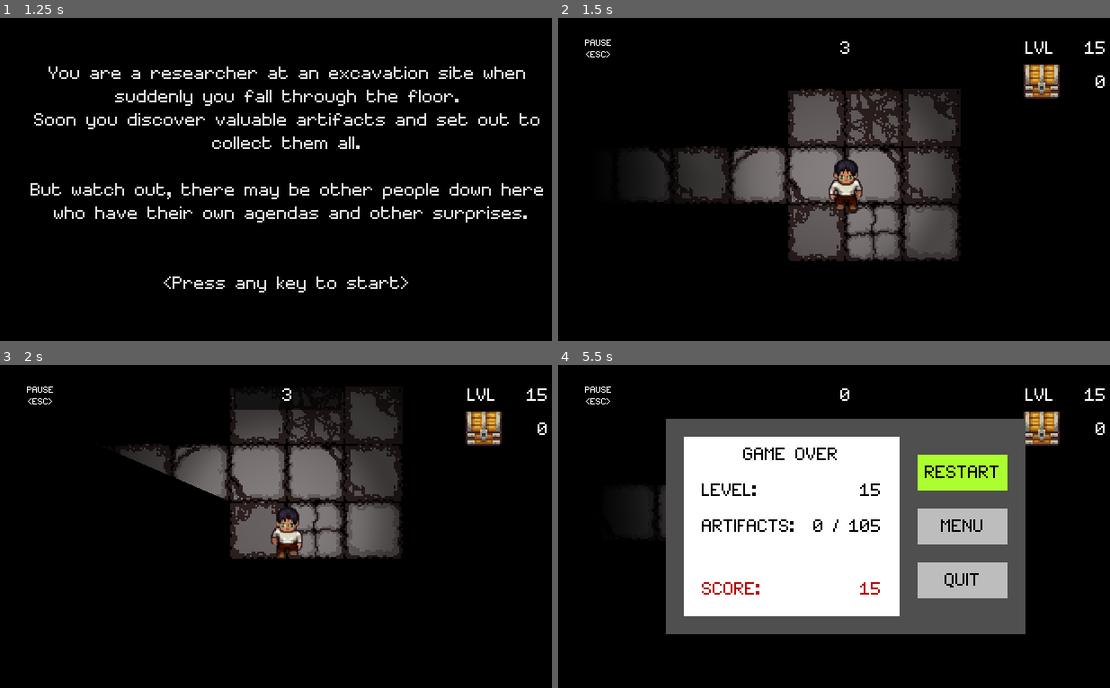
Above: before the commit, frames 1-4 (two rows, left to right).
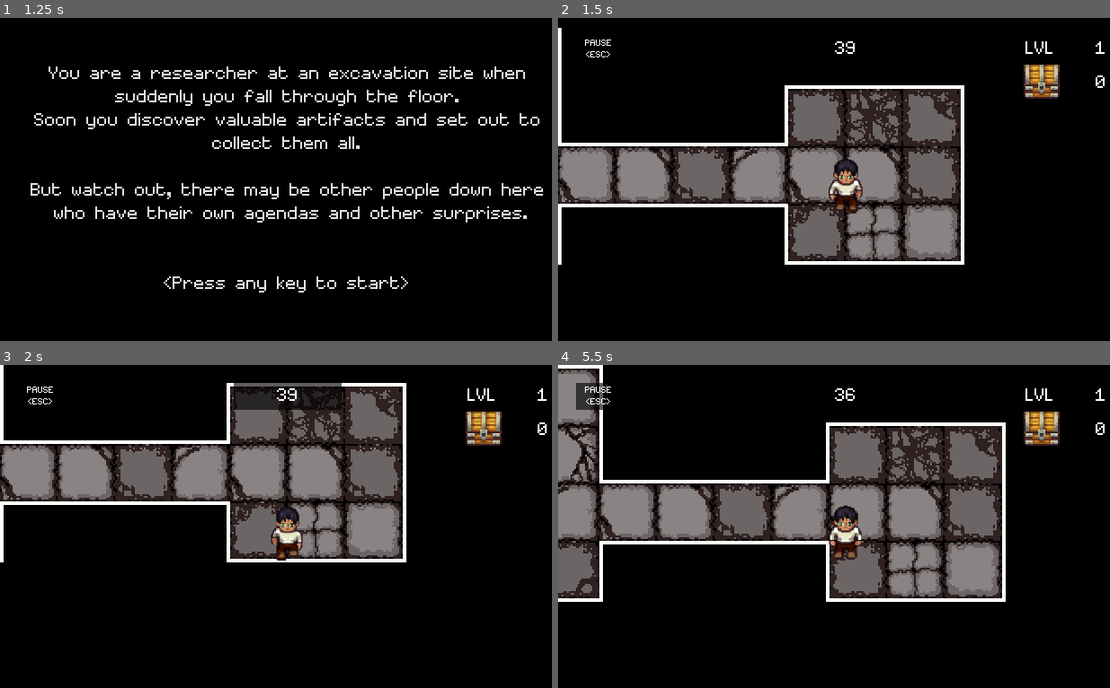
Above: after the commit, the same moments.

Repository: alittek/AC31009-Game
Game: Godot game, scene res://Scenes/StartScreen.tscn
Two runs of this game, one before a commit and one after it. Both use one fixed random seed, a clock stepped at 60 frames per second and the inputs below. Sound files missing from this copy of the repository are replaced by a short silence.
Inputs:
- Up to frame 1 (1.25 s): tap Enter at 0.5 s; hold Right (move_right) from 0.53 s (still down); hold Space (interact) from 0.53 s (still down)
- Up to frame 2 (1.5 s): release Right (move_right) at 1.28 s; release Space (interact) at 1.28 s; hold Down (move_down) from 1.28 s (still down); tap Space (interact) at 1.35 s
- Up to frame 3 (2 s): keep holding Down (move_down)
- Up to frame 4 (5.5 s): release Down (move_down) at 2.03 s; hold Right (move_right) 2.03-2.78 s; hold Space (interact) 2.03-2.78 s; hold Up (move_up) 2.78-3.53 s; tap Space (interact) at 2.85, 4.35 s; hold Space (interact) 3.53-4.28 s; hold Left (move_left) 3.53-5.03 s; tap Escape (menu) at 4.15 s; hold Down (move_down) from 5.03 s (still down); hold Space (interact) from 5.03 s (still down)

Frame 1 is identical in both runs. In frame 2, 12% of the frame differs, in the area x 0-100%, y 3-77%; in frame 3, 14%; in frame 4, 50%, in the area x 0-100%, y 0-84%.

Commit message:
added script encryption

Diff:
--- a/Scripts/FileSystem.gd
+++ b/Scripts/FileSystem.gd
@@ -8,10 +8,11 @@
 
 # adding scores for testing
 func start():
-	save_score(30)
-	save_score(4)
-	save_score(100)
-	save_score(12)
+	#save_score(30)
+	#save_score(4)
+	#save_score(100)
+	#save_score(12)
+	pass
 
 # save a new score passed as argument
 func save_score(highscore):
@@ -21,17 +22,19 @@
 		#status = file.open_encrypted_with_pass(score_file, File.READ_WRITE, password)
 		#print("exists")
 	else:
-		pass
 		status = file.open(score_file, File.WRITE)
 		#status = file.open_encrypted_with_pass(score_file, File.WRITE, password)
 		#print("doesnt exist")
 
 	# if file was opened correctly
+	print("status: ", status)
 	if status == OK:
+		print(".....OK.....")
 		file.seek_end()
 		file.store_string(str(highscore) + ",")
-		#print("...", highscore)
 		file.close()
+	else:
+		print("error opening file")
 
 # load all contents of the file and return them as a string
 func load_score():
@@ -40,8 +43,15 @@
 		file.open(score_file, File.READ)
 		#file.open_encrypted_with_pass(score_file, File.READ, password)
 		highscores = file.get_as_text()
+		print("score: ", highscores)
 		file.close()
 	else:
 		return ""
 	#print("score: ", highscores)
 	return highscores
+
+func _encrypt():
+	pass
+
+func decrypt():
+	pass
--- a/Scripts/GameScore.gd
+++ b/Scripts/GameScore.gd
@@ -11,7 +11,7 @@
 
 func _ready():
 	# used fortesting to add values to file
-	#file.start()
+	file.start()
 	#play sound
 	var scores = file.load_score()
 	if scores != "":
--- a/Scripts/Help.gd
+++ b/Scripts/Help.gd
@@ -1,6 +1,5 @@
 extends Control
 
-onready var label : Label = get_node("Instructions/Label_text")
 signal close
 
 # close help and return to menu
--- a/Scripts/World.gd
+++ b/Scripts/World.gd
@@ -104,10 +104,10 @@
 			nbChests += 1
 			chest.position = room.position*32
 
-	# print for testing
-	print("enemies: " + str(nbEnemies))
-	print("chests: " + str(nbChests))
-	print("______________")
+#	# print for testing
+#	print("enemies: " + str(nbEnemies))
+#	print("chests: " + str(nbChests))
+#	print("______________")
 
 	# decide when to r=turn on darkness
 	if level == 5 or level == 8 or level >= 10:
--- a/Scripts/global.gd
+++ b/Scripts/global.gd
@@ -11,9 +11,9 @@
 
 func set_values():
 	steps = 40
-	level = 15
+	level = 1
 	artifacts = 0
-	timer = 4
+	timer = 40
 	#enemies = 0
 
 func set_steps(newSteps):
Not shown, changed: export_presets.cfg
